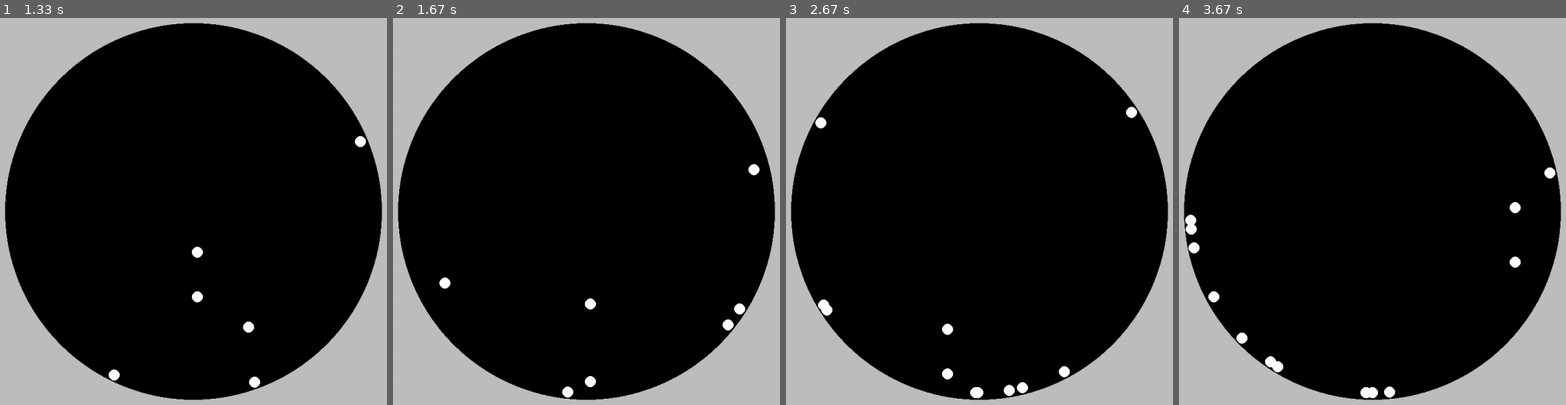
Above: before the commit, frames 1-4 (left to right).
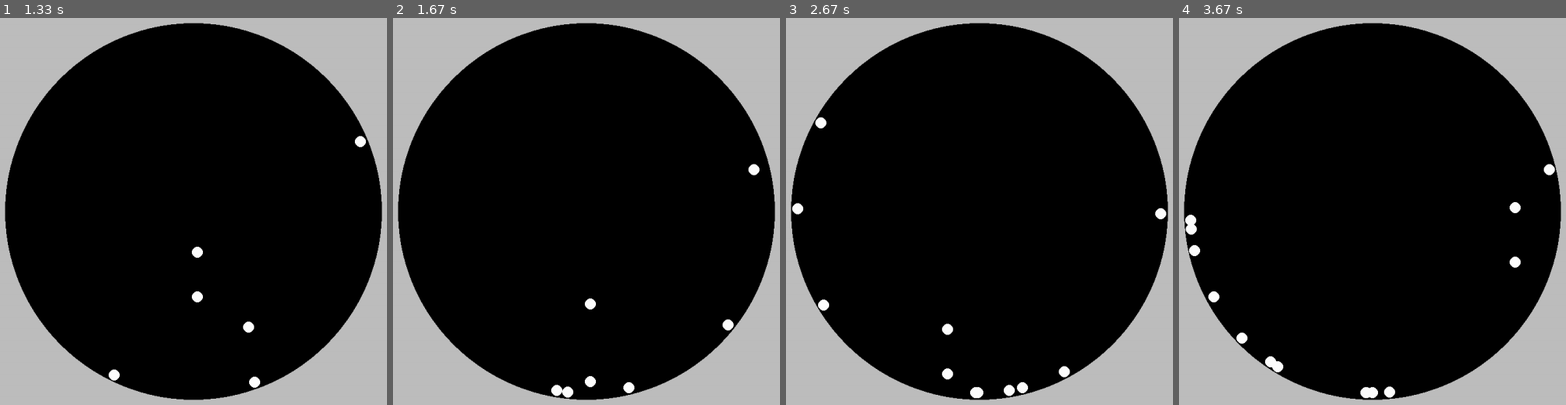
Above: after the commit, the same moments.

Repository: AidanMalana/pygame-physics-sim
Game: pygame game, started from main.py
The game is run twice, just before and just after one commit, with the same random seed, the same clock (stepped at 60 frames per second) and the same inputs.
Inputs (mouse positions are in pixels of both pictures, inside the frame that each line leads up to):
- Up to frame 1 (1.33 s): tap Space at 0.33, 0.73, 1.03, 1.23 s; move the mouse to (197, 238) at 0.7 s; move the mouse to (outside the picture) at 1.2 s
- Up to frame 2 (1.67 s): move the mouse to (400, 64) at 1.53 s; tap Space at 1.57 s
- Up to frame 3 (2.67 s): tap Space at 1.87, 2.07, 2.37, 2.63 s; move the mouse to (948, 315) at 2.03 s; move the mouse to (outside the picture) at 2.6 s
- Up to frame 4 (3.67 s): move the mouse to (1515, 180) at 2.93 s; tap Space at 2.97, 3.27, 3.4 s; move the mouse to (outside the picture) at 3.37 s

Frame 1 is identical in both runs. In frame 2, 0.3% of the frame differs, in the area x 11-92%, y 67-98%; in frame 3, 0.3%; in frame 4, 0.1%.

Commit message:
more funkiness

Diff:
--- a/main.py
+++ b/main.py
@@ -51,8 +51,8 @@
                 diff_v = Vector2(self.objects[i].p_current - self.objects[j].p_current)
                 dist = diff_v.length()
                 if dist < min_dist:
-                    self.objects[0].p_current -= 0.5 * diff_v.normalize() * (dist- min_dist)
-                    self.objects[1].p_current += 0.5 * diff_v.normalize() * (dist - min_dist)
+                    self.objects[0].p_current += 0.5 * diff_v.normalize() * (dist - min_dist)
+                    self.objects[1].p_current -= 0.5 * diff_v.normalize() * (dist - min_dist)
 
     def apply_constraints(self):
         for object in self.objects:
